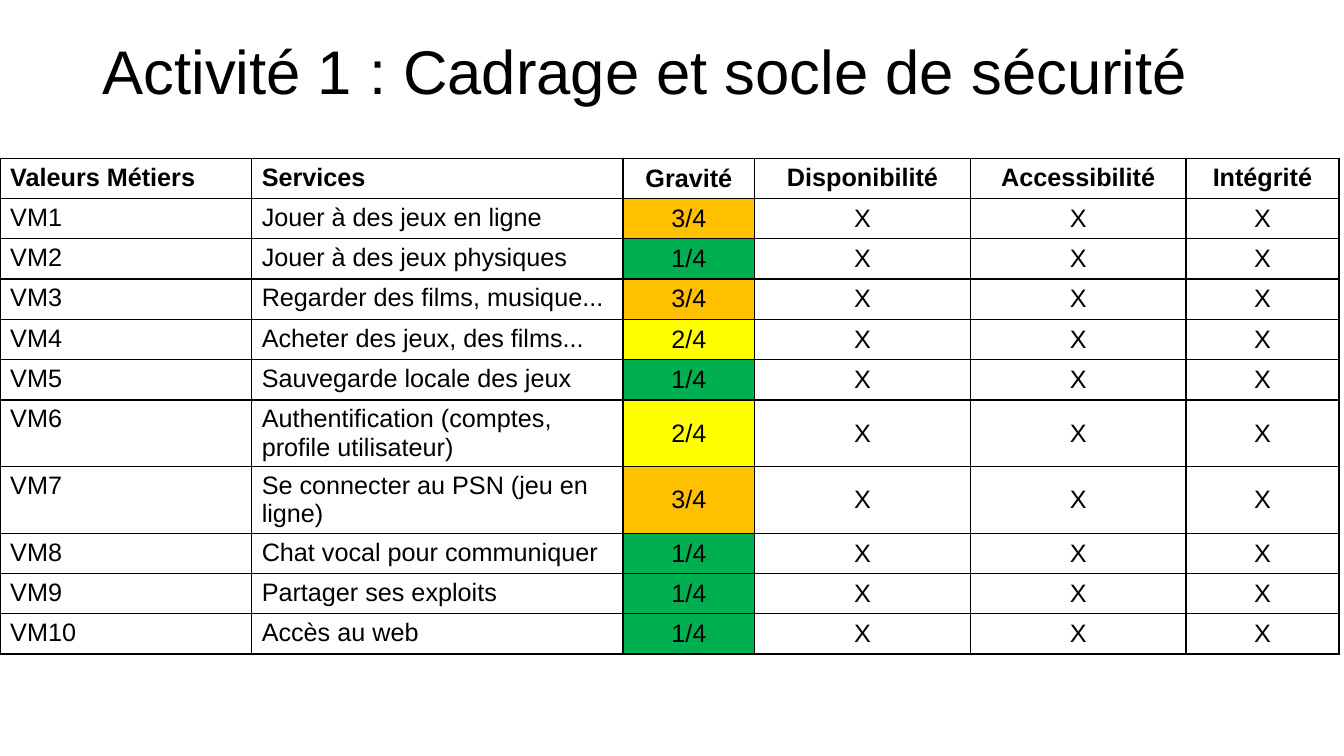
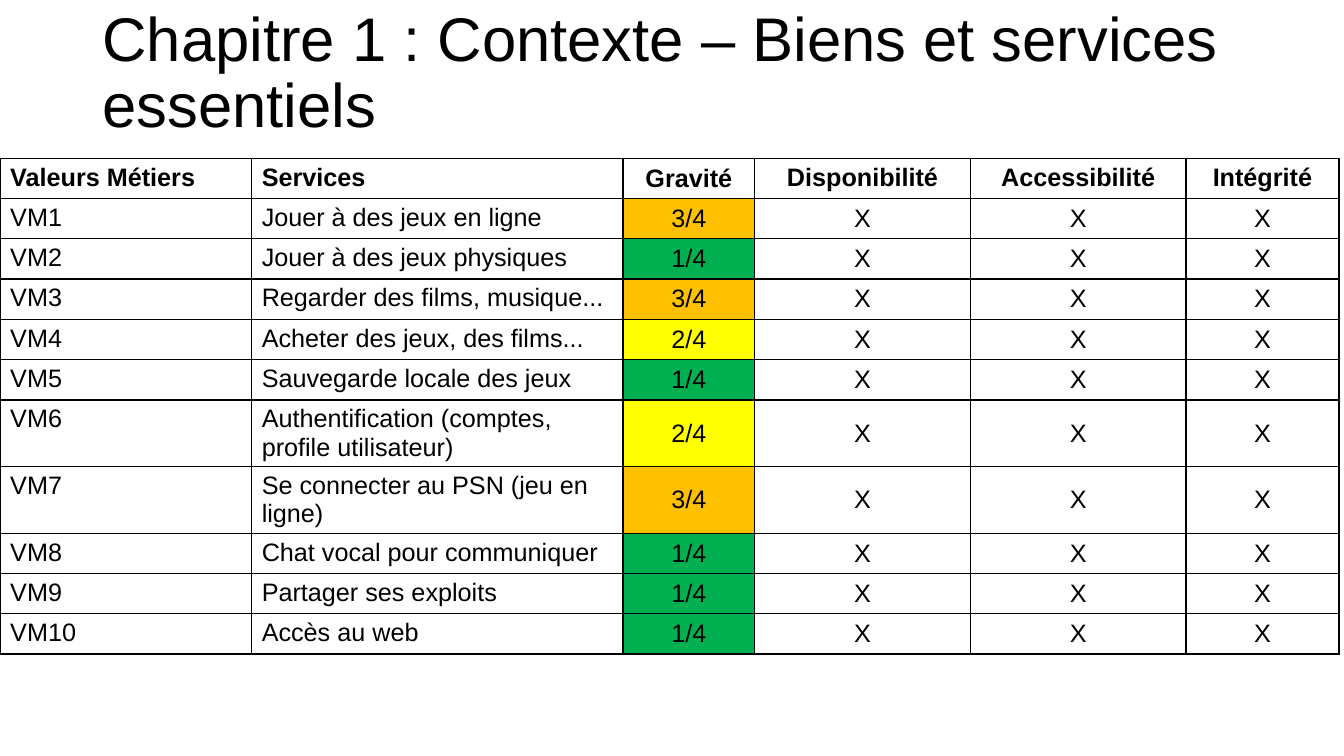
Before and after one commit to theox33/Securite_SE, a slide deck: slide 2 of Exercice PS4/Atelier 1/Diaporama.pptx. Drawn at 1344x756 pixels with LibreOffice and Linux fonts; fonts in the diff are those of the drawing. Boxes give left, top, right and bottom in pixels: in the first picture for what was removed or moved away, otherwise in the second. Text is boxed around its words. In the diff, an @@ line names an element or a change of style, - is before the commit and + after.

```diff
--- a/Exercice PS4/Atelier 1/Diaporama.pptx
+++ b/Exercice PS4/Atelier 1/Diaporama.pptx
@@ title at (102, 16, 1218, 128): text changed @@
-Activité 1 : Cadrage et socle de sécurité
+Chapitre 1 : Contexte – Biens et services essentiels
```
Also in this commit, not shown: 2 other slides changed, 7 slides added, 2 slides removed, 1 other file.
